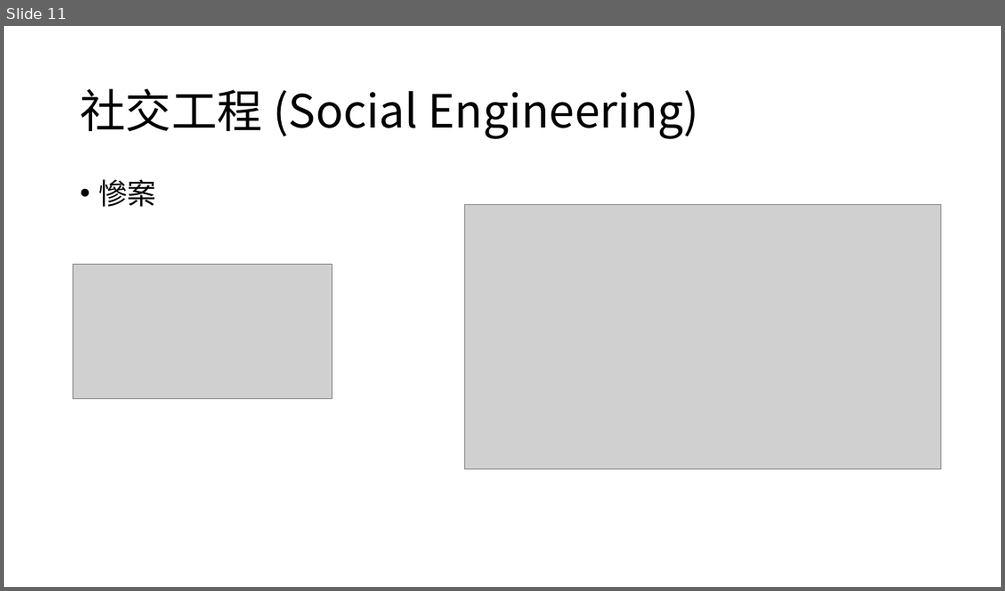
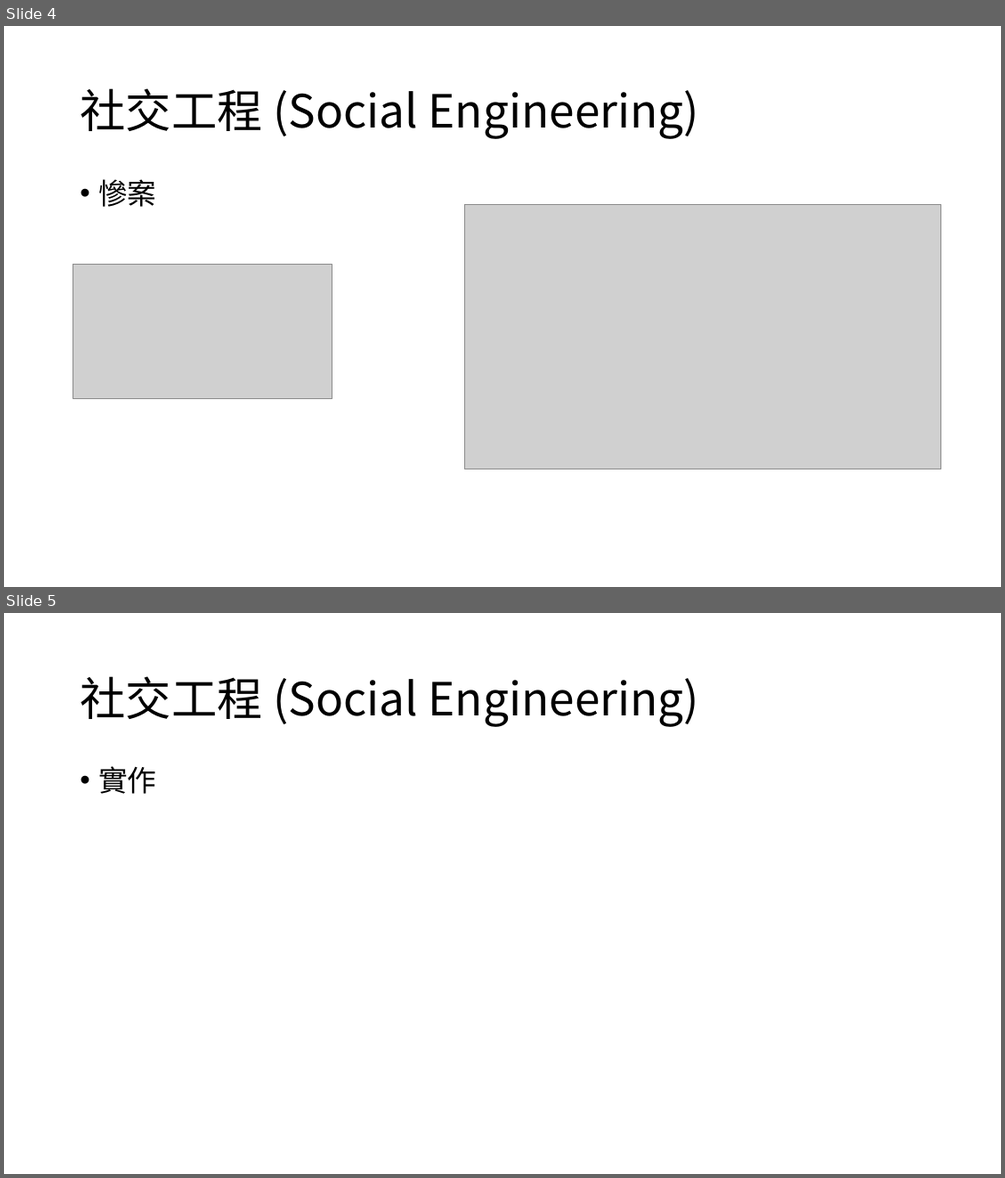
Before and after one commit to lawrence910426/Cloud-drive, a slide deck: Information Security.pptx. Shown one above the other, each under a label of ours: slide 11 before the commit, slides 4 and 5 after it. The pictures are 1005x591 and 1005x1178 pixels, drawn with LibreOffice and Linux fonts; fonts in the diff are those of the drawing; grey boxes stand for pictures; background and template pictures are left out. Boxes give left, top, right and bottom in pixels: in the first picture for what was removed or moved away, otherwise in the second. Text is boxed around its words. In the diff, an @@ line names an element or a change of style, - is before the commit and + after.

```diff
--- a/Information Security.pptx
+++ b/Information Security.pptx
@@ slide 5 added at [4, 613, 1001, 1174], background picture (left out) @@
@@ title added at [80, 676, 699, 727], 44 pt, text #000000 @@
+社交工程 (Social Engineering)
@@ text added at [98, 766, 156, 794], 28 pt, text #000000 @@
+• 實作
@@ what was slide 11 is now slide 4 @@
```
Also in this commit, not shown: 1 slide changed, 1 other slide added, 58 other files.
